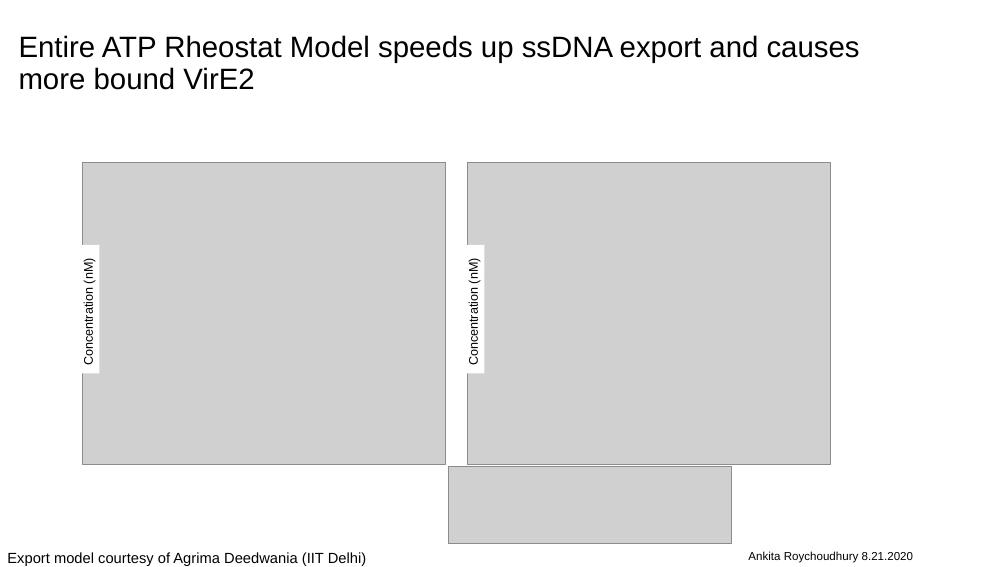
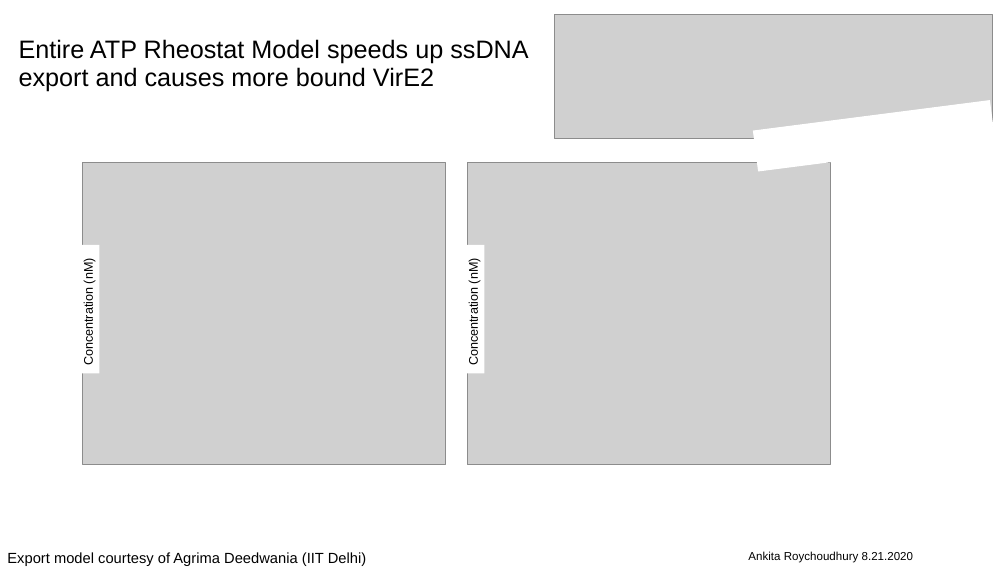
Before and after one commit to AnkitaRoychoudhury/ug_murray, a slide deck: slide 12 of miscellaneous/presentations/20200819_buildacell.pptx (slide 20 before the commit). Drawn at 1008x567 pixels with LibreOffice and Linux fonts; fonts in the diff are those of the drawing; grey boxes stand for pictures; background and template pictures are left out. Boxes give left, top, right and bottom in pixels: in the first picture for what was removed or moved away, otherwise in the second. Text is boxed around its words. In the diff, an @@ line names an element or a change of style, - is before the commit and + after.

```diff
--- a/miscellaneous/presentations/20200819_buildacell.pptx
+++ b/miscellaneous/presentations/20200819_buildacell.pptx
@@ text "Entire ATP Rheostat Model speeds ..." at (19, 39, 528, 91): size 28 to 24 pt @@
@@ picture added at (555, 14, 993, 138) @@
@@ rectangle added at (754, 101, 995, 171), fill #FFFFFF, outline #FFFFFF 1 pt @@
@@ picture removed at (448, 467, 732, 544) @@
```
Also in this commit, not shown: 6 other slides changed, 6 other files.
